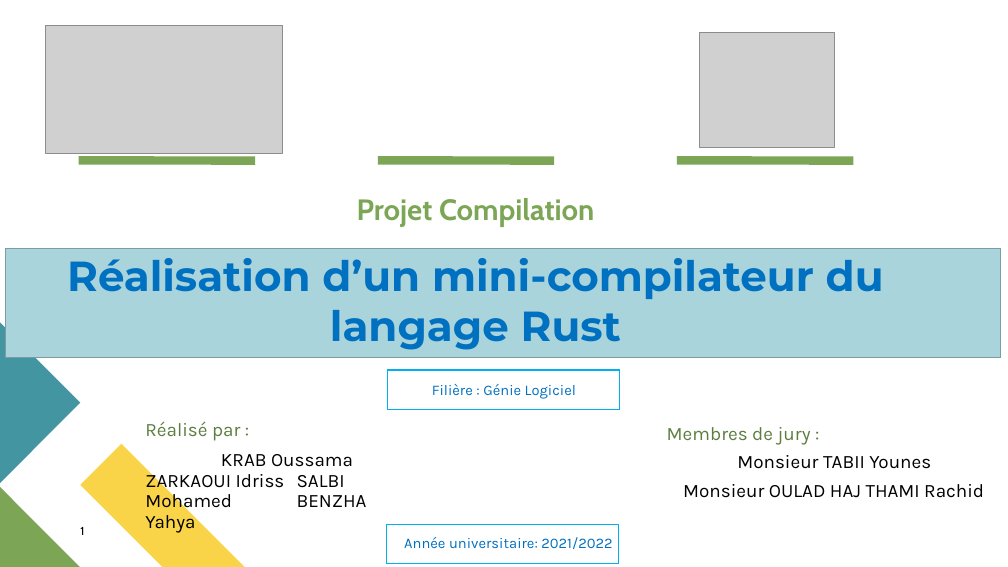
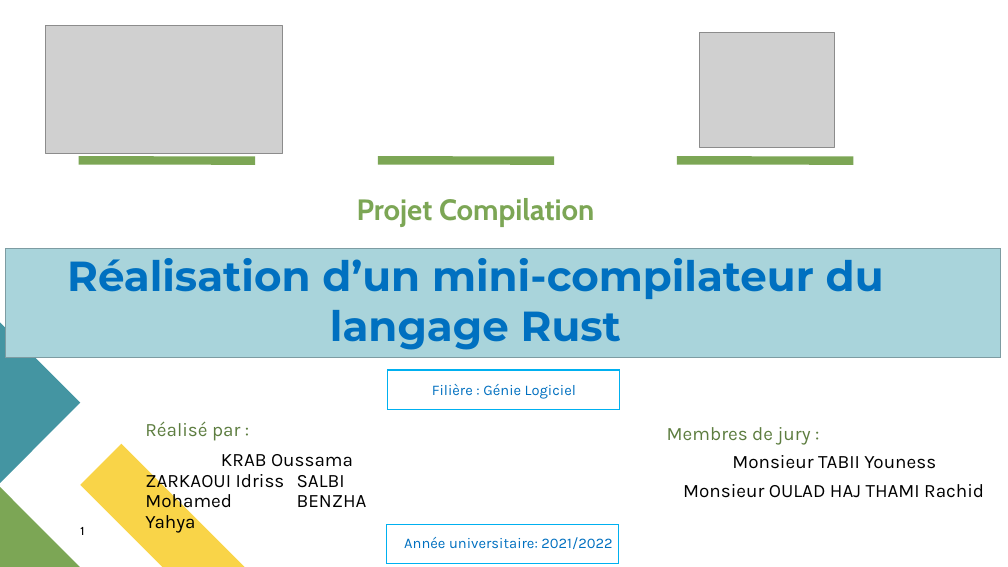
Before and after one commit to Oussama1611/Mini-Rust, a slide deck: slide 1 of Présentation Projet Compilation Mini-Rust.pptx. Drawn at 1008x567 pixels with LibreOffice and Linux fonts; fonts in the diff are those of the drawing; grey boxes stand for pictures. Boxes give left, top, right and bottom in pixels: in the first picture for what was removed or moved away, otherwise in the second. Text is boxed around its words. In the diff, an @@ line names an element or a change of style, - is before the commit and + after.

Commit message:
Finish readme, report and presentation

```diff
--- a/Présentation Projet Compilation Mini-Rust.pptx
+++ b/Présentation Projet Compilation Mini-Rust.pptx
@@ text at box(732, 455, 936, 469): text changed @@
-Monsieur TABII Younes
+Monsieur TABII Youness
```
